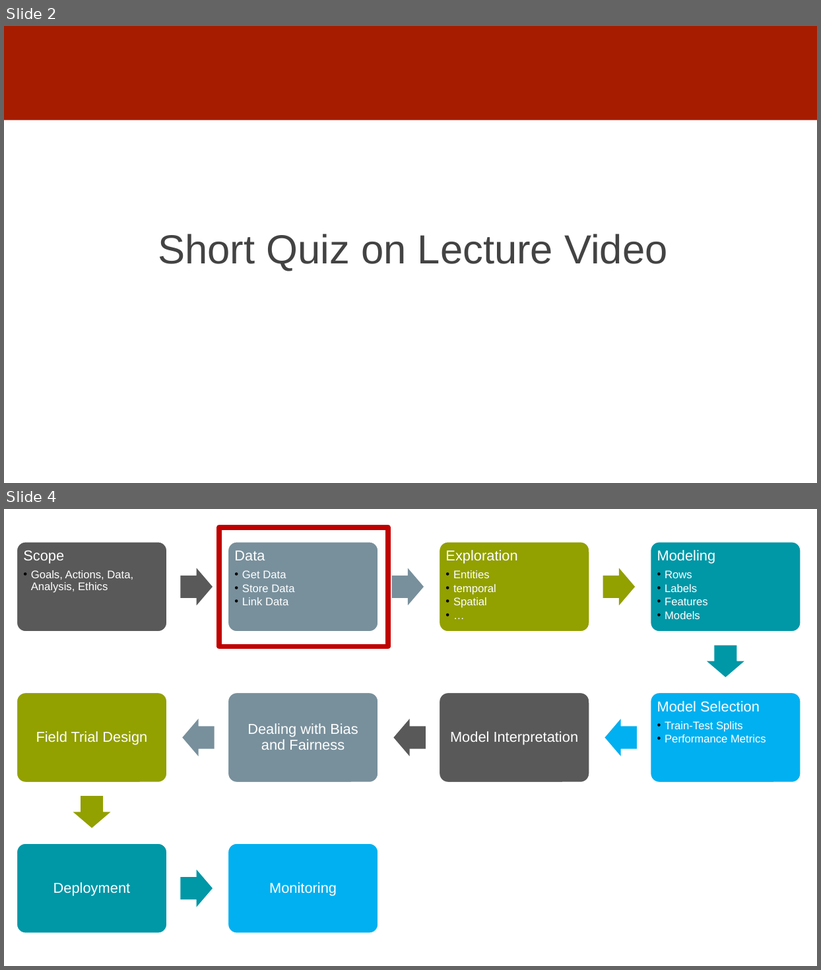
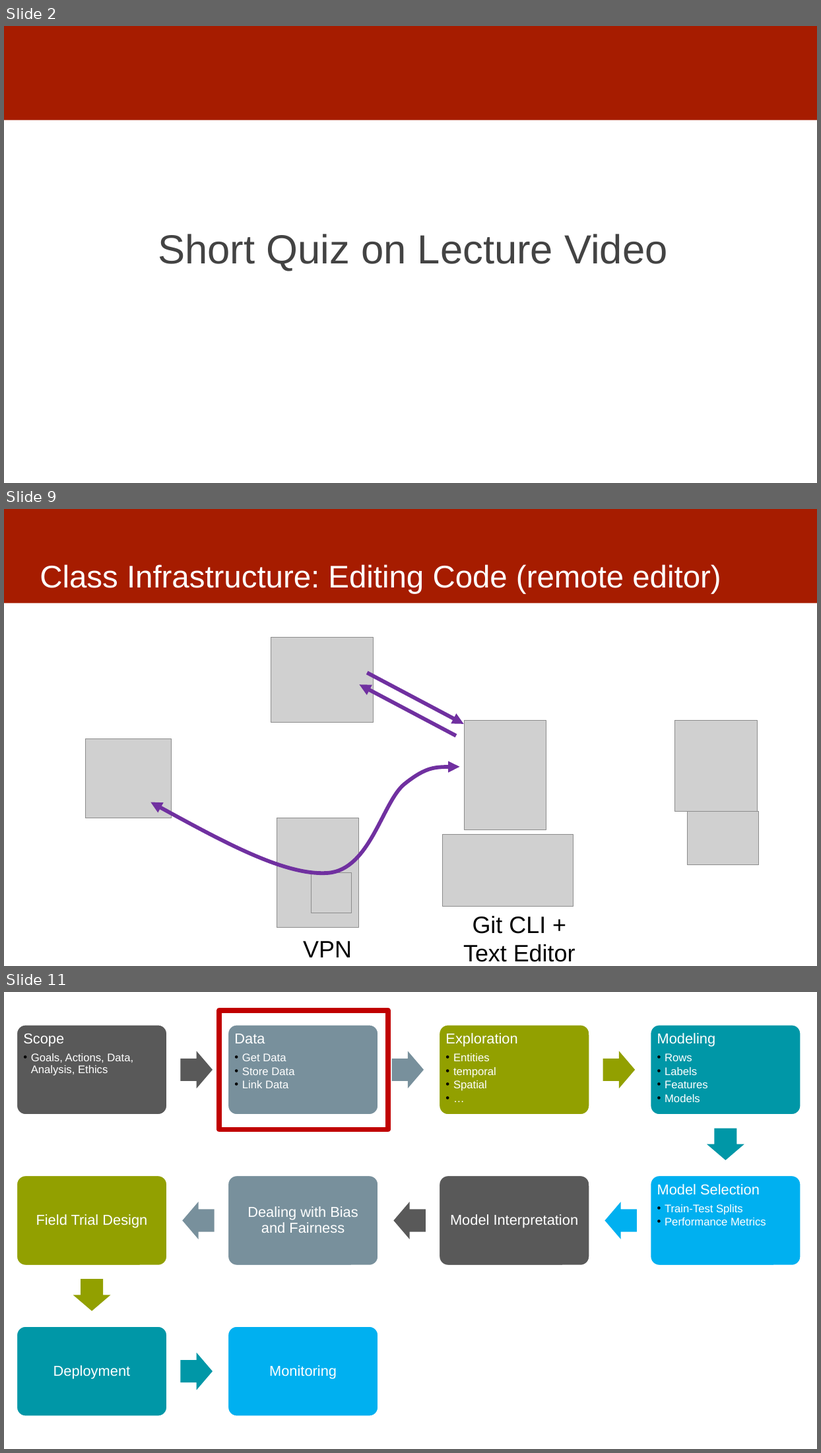
Before and after one commit to dssg/mlforpublicpolicylab, a slide deck: 02 - Case Studies and Acquiring Data/data -- discussion.pptx. Shown one above the other, each under a label of ours: slides 2 and 4 before the commit, slides 2, 9 and 11 after it; the slides between them are not shown. The pictures are 821x970 and 821x1453 pixels, drawn with LibreOffice and Linux fonts; fonts in the diff are those of the drawing; grey boxes stand for pictures. Boxes give left, top, right and bottom in pixels: in the first picture for what was removed or moved away, otherwise in the second. Text is boxed around its words. In the diff, an @@ line names an element or a change of style, - is before the commit and + after.

```diff
--- a/02 - Case Studies and Acquiring Data/data -- discussion.pptx
+++ b/02 - Case Studies and Acquiring Data/data -- discussion.pptx
@@ slide 9 added at <box>4,509,817,966</box>, background #FFFFFF; not listed: 1 template element that a slide beside it also shows @@
@@ title added at <box>40,564,721,594</box>, 37 pt, text #FFFFFF @@
+Class Infrastructure: Editing Code (remote editor)
@@ picture added at <box>271,638,374,722</box> @@
@@ arrow added from (456, 736) to (360, 685), #7030A0 4.5 pt @@
@@ arrow added from (367, 673) to (464, 724), #7030A0 4.5 pt @@
@@ picture added at <box>465,721,547,830</box> @@
@@ picture added at <box>675,721,757,811</box> @@
@@ picture added at <box>85,739,171,819</box> @@
@@ freeform shape added at <box>151,767,460,874</box>, outline #7030A0 4.5 pt @@
@@ picture added at <box>277,819,358,928</box> @@
@@ picture added at <box>687,811,758,865</box> @@
@@ picture added at <box>443,835,574,908</box> @@
@@ picture added at <box>311,873,351,914</box> @@
@@ text added at <box>463,916,576,962</box>, 28 pt, text #000000 @@
+Git CLI +
+Text Editor
@@ text added at <box>303,941,352,958</box>, 28 pt, text #000000 @@
+VPN
@@ what was slide 4 is now slide 11 @@
```
Also in this commit, not shown: 2 slides changed, 6 other slides added.
